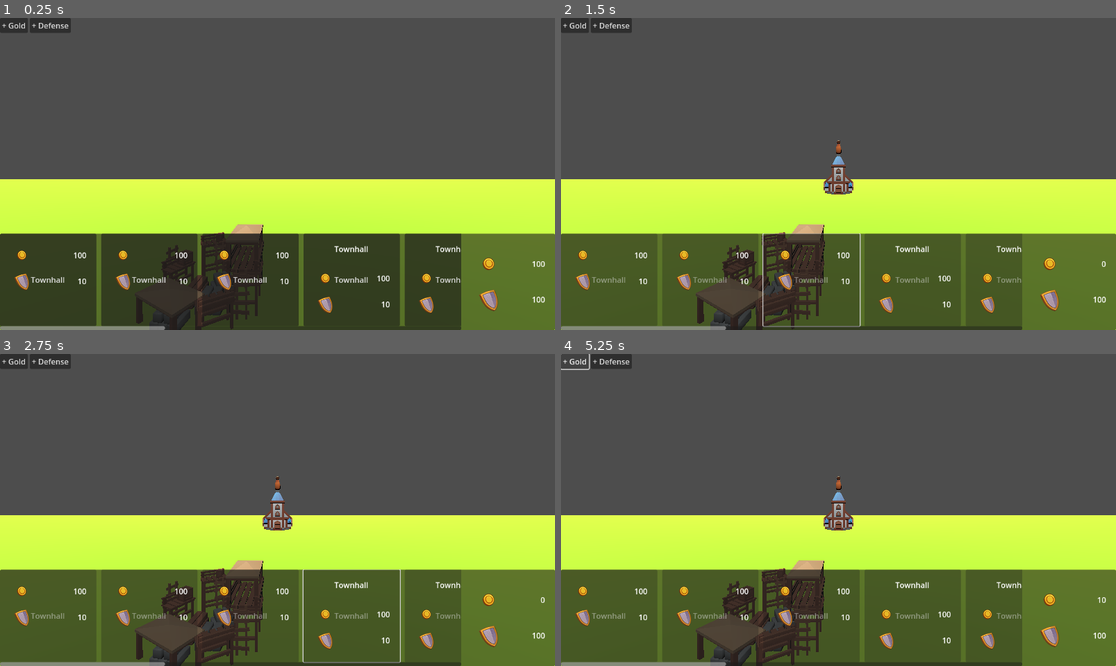
Above: before the commit, frames 1-4 (two rows, left to right).
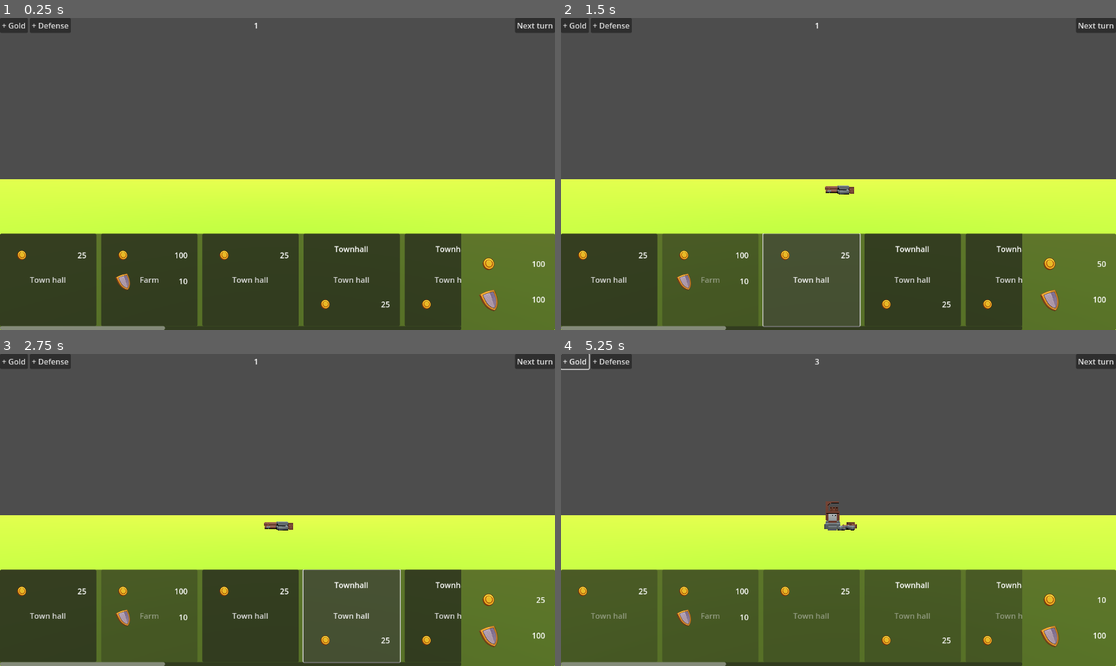
Above: after the commit, the same moments.

Repository: bocdagla/wild-jam-69
Game: Godot game, scene res://scenes/dev/bocdagla.tscn
The game is run twice, just before and just after one commit, with the same random seed, the same clock (stepped at 60 frames per second) and the same inputs. This scene is started directly instead of the project's main scene.
Inputs (mouse positions are in pixels of both pictures, inside the frame that each line leads up to):
- Up to frame 1 (0.25 s): no input
- Up to frame 2 (1.5 s): click "Townhall" (after the commit: "Town hall") at 0.5 s; click (810, 280) at 1.25 s, where only the run after the commit has a clickable "Town hall"
- Up to frame 3 (2.75 s): click (349, 616) at 2 s, where only the run after the commit has a clickable "Town hall"
- Up to frame 4 (5.25 s): click (1016, 616) at 2.75 s, where only the run after the commit has a clickable "Town hall"; click (1093, 360) at 3.5 s, where only the run after the commit has a clickable "Next turn"; click (1093, 360) at 4.25 s, where only the run after the commit has a clickable "Next turn"; click "+ Gold" at 5 s

The runs differ from the first frame. In frame 1, 3.8% of the frame differs, in the area x 2-100%, y 0-100%; in frame 2, 18%, in the area x 0-100%, y 0-100%; in frame 3, 14%; in frame 4, 5.3%.
Error after the commit: Invalid assignment of property or key 'position' with value of type 'Vector3' on a base object of type 'Nil'. (res://scripts/gameplay/building_creation/grid.gd…

Commit message:
Added resorce collection

Diff:
--- a/prefabs/gameplay/buildings/farm.tscn
+++ b/prefabs/gameplay/buildings/farm.tscn
@@ -1,17 +1,33 @@
-[gd_scene load_steps=3 format=3 uid="uid://8sjb2dxxtaqc"]
+[gd_scene load_steps=8 format=3 uid="uid://8sjb2dxxtaqc"]
 
+[ext_resource type="Script" path="res://scripts/gameplay/building/building.gd" id="1_kmn0m"]
 [ext_resource type="PackedScene" uid="uid://vd7b6xbqif25" path="res://art/models/blue/building_home_A_blue.gltf" id="1_y4b5n"]
 [ext_resource type="PackedScene" uid="uid://b8w5w33nq6s44" path="res://art/models/neutral/building_grain.gltf" id="2_lboq7"]
+[ext_resource type="Resource" uid="uid://881ixbkvvik1" path="res://resources/buildings/farm.tres" id="2_w1rdb"]
+[ext_resource type="PackedScene" uid="uid://dkhwym6d6kpln" path="res://art/models/neutral/building_stage_A.gltf" id="5_l0kt8"]
+[ext_resource type="PackedScene" uid="uid://driwwbxdms2ir" path="res://art/models/neutral/building_stage_B.gltf" id="6_o4jlp"]
+[ext_resource type="PackedScene" uid="uid://dxdj7npvbnhco" path="res://art/models/neutral/building_stage_C.gltf" id="7_sw0cy"]
 
-[node name="Farm" type="Node3D"]
+[node name="Farm" type="Node3D" node_paths=PackedStringArray("_main_structure")]
+script = ExtResource("1_kmn0m")
+building_record = ExtResource("2_w1rdb")
+_main_structure = NodePath("Node3D")
 
-[node name="building_home_A_blue2" parent="." instance=ExtResource("1_y4b5n")]
+[node name="Node3D" type="Node3D" parent="."]
 
-[node name="building_grain2" parent="." instance=ExtResource("2_lboq7")]
+[node name="building_grain4" parent="Node3D" instance=ExtResource("2_lboq7")]
+transform = Transform3D(1, 0, 0, 0, 1, 0, 0, 0, 1, 0.0170192, -1.19209e-07, -1.39159)
+
+[node name="building_grain3" parent="Node3D" instance=ExtResource("2_lboq7")]
+transform = Transform3D(1, 0, 0, 0, 1, 0, 0, 0, 1, -1.00586, 0, 1.0926)
+
+[node name="building_grain2" parent="Node3D" instance=ExtResource("2_lboq7")]
 transform = Transform3D(1, 0, 0, 0, 1, 0, 0, 0, 1, 1.08825, -1.19209e-07, 1.0339)
 
-[node name="building_grain3" parent="." instance=ExtResource("2_lboq7")]
-transform = Transform3D(1, 0, 0, 0, 1, 0, 0, 0, 1, -1.00586, 0, 1.0926)
+[node name="building_home_A_blue2" parent="Node3D" instance=ExtResource("1_y4b5n")]
 
-[node name="building_grain4" parent="." instance=ExtResource("2_lboq7")]
-transform = Transform3D(1, 0, 0, 0, 1, 0, 0, 0, 1, 0.0170192, -1.19209e-07, -1.39159)
+[node name="building_stage_A2" parent="." instance=ExtResource("5_l0kt8")]
+
+[node name="building_stage_B2" parent="." instance=ExtResource("6_o4jlp")]
+
+[node name="building_stage_C2" parent="." instance=ExtResource("7_sw0cy")]
--- a/prefabs/gameplay/buildings/townhall.tscn
+++ b/prefabs/gameplay/buildings/townhall.tscn
@@ -1,8 +1,13 @@
-[gd_scene load_steps=8 format=3 uid="uid://cnvtatport8s7"]
+[gd_scene load_steps=13 format=3 uid="uid://cnvtatport8s7"]
 
+[ext_resource type="Script" path="res://scripts/gameplay/building/building.gd" id="1_rhv0o"]
 [ext_resource type="Texture2D" uid="uid://k245hj4x0q82" path="res://art/models/blue/hexagons_medieval.png" id="1_y5tu0"]
 [ext_resource type="Texture2D" uid="uid://bx6wwovjkttgs" path="res://art/models/dungeon/texture/dungeon_texture.png" id="2_3jmks"]
+[ext_resource type="Resource" uid="uid://cgu15mlsrt7cw" path="res://resources/buildings/town_hall.tres" id="2_x5wbq"]
 [ext_resource type="ArrayMesh" uid="uid://c2lny6mfeax8x" path="res://art/models/dungeon/bottle_A_brown.obj" id="3_knhxk"]
+[ext_resource type="PackedScene" uid="uid://dkhwym6d6kpln" path="res://art/models/neutral/building_stage_A.gltf" id="6_ney24"]
+[ext_resource type="PackedScene" uid="uid://driwwbxdms2ir" path="res://art/models/neutral/building_stage_B.gltf" id="7_v35qo"]
+[ext_resource type="PackedScene" uid="uid://dxdj7npvbnhco" path="res://art/models/neutral/building_stage_C.gltf" id="8_53yrt"]
 
 [sub_resource type="StandardMaterial3D" id="StandardMaterial3D_qyusq"]
 resource_name = "hexagons_medieval"
@@ -44,10 +49,13 @@
 [sub_resource type="StandardMaterial3D" id="StandardMaterial3D_ll8tr"]
 albedo_texture = ExtResource("2_3jmks")
 
-[node name="Townhall" type="Node3D"]
+[node name="Townhall" type="Node3D" node_paths=PackedStringArray("_main_structure")]
+transform = Transform3D(2, 0, 0, 0, 2, 0, 0, 0, 2, 0, 0, 0)
+script = ExtResource("1_rhv0o")
+building_record = ExtResource("2_x5wbq")
+_main_structure = NodePath("building_church_blue2")
 
 [node name="building_church_blue2" type="Node3D" parent="."]
-transform = Transform3D(2, 0, 0, 0, 2, 0, 0, 0, 2, 0, 0, 0)
 
 [node name="building_church_blue" type="MeshInstance3D" parent="building_church_blue2"]
 transform = Transform3D(1, 0, 0, 0, 1, 0, 0, 0, 1, 0, 0, -0.119021)
@@ -59,3 +67,9 @@
 material_override = SubResource("StandardMaterial3D_ll8tr")
 mesh = ExtResource("3_knhxk")
 skeleton = NodePath("../..")
+
+[node name="building_stage_A2" parent="." instance=ExtResource("6_ney24")]
+
+[node name="building_stage_B2" parent="." instance=ExtResource("7_v35qo")]
+
+[node name="building_stage_C2" parent="." instance=ExtResource("8_53yrt")]
--- a/prefabs/gameplay/resource_manager/resource_manager.gd
+++ b/prefabs/gameplay/resource_manager/resource_manager.gd
@@ -43,3 +43,12 @@
 
 func add_defense(ammount: int) -> void:
 	_defense += ammount;
+
+func register_building_for_tax_collection(building: Building):
+	building.send_resources.connect(collect_taxes);
+
+func collect_taxes(p_gold: int, p_defense: int):
+	if p_gold != 0:
+		add_gold(p_gold);
+	if p_defense != 0:
+		add_defense(p_defense);
--- a/project.godot
+++ b/project.godot
@@ -24,6 +24,7 @@
 folder_colors={
 "res://art/": "green",
 "res://prefabs/": "yellow",
+"res://resources/": "purple",
 "res://scenes/": "red",
 "res://scripts/": "blue"
 }
--- /dev/null
+++ b/resources/buildings/farm.tres
@@ -0,0 +1,14 @@
+[gd_resource type="Resource" script_class="BuildingRecord" load_steps=2 format=3 uid="uid://881ixbkvvik1"]
+
+[ext_resource type="Script" path="res://scripts/resources/Building.gd" id="1_jyg7y"]
+
+[resource]
+script = ExtResource("1_jyg7y")
+name = "Farm"
+gold_cost = 100
+defense_cost = 10
+build_turns = 1
+gold_gain = 300
+defense_gain = 300
+turn_gold_gain = 100
+turn_defense_gain = 100
--- a/resources/buildings/town_hall.tres
+++ b/resources/buildings/town_hall.tres
@@ -4,11 +4,11 @@
 
 [resource]
 script = ExtResource("1_gxkwo")
-name = "Townhall"
-gold_cost = 100
-defense_cost = 10
-build_turns = 0
-gold_gain = 0
-defense_gain = 0
-turn_gold_gain = 0
+name = "Town hall"
+gold_cost = 25
+defense_cost = 0
+build_turns = 3
+gold_gain = 100
+defense_gain = 25
+turn_gold_gain = 50
 turn_defense_gain = 0
--- a/scenes/dev/bocdagla.tscn
+++ b/scenes/dev/bocdagla.tscn
@@ -6,7 +6,8 @@
 [ext_resource type="Resource" uid="uid://cgu15mlsrt7cw" path="res://resources/buildings/town_hall.tres" id="4_ox2nw"]
 [ext_resource type="Texture2D" uid="uid://dqpn44sihm61b" path="res://art/textures/icons/64/Coin.png" id="4_vyr5u"]
 [ext_resource type="Texture2D" uid="uid://bl1stv7uc6qrf" path="res://art/textures/icons/64/ShieldLargeT2.png" id="5_2fuwc"]
-[ext_resource type="PackedScene" uid="uid://ecqohh4ya31d" path="res://art/models/neutral/building_scaffolding.gltf" id="7_k4644"]
+[ext_resource type="Resource" uid="uid://881ixbkvvik1" path="res://resources/buildings/farm.tres" id="7_2a5bu"]
+[ext_resource type="Script" path="res://scripts/gameplay/turn_manager/turn_manager.gd" id="8_ey73k"]
 [ext_resource type="PackedScene" uid="uid://b217m2gh7rwaf" path="res://prefabs/gameplay/building_creation/grid.tscn" id="16_gvmon"]
 
 [sub_resource type="StandardMaterial3D" id="StandardMaterial3D_x4cuk"]
@@ -42,7 +43,33 @@
 grow_horizontal = 2
 grow_vertical = 2
 
+[node name="TopBar" type="HBoxContainer" parent="BuildUI/VBoxContainer"]
+layout_mode = 2
+
+[node name="Control" type="Control" parent="BuildUI/VBoxContainer/TopBar"]
+layout_mode = 2
+size_flags_horizontal = 3
+
+[node name="Turns" type="Label" parent="BuildUI/VBoxContainer/TopBar"]
+layout_mode = 2
+text = "0"
+
+[node name="Control2" type="Control" parent="BuildUI/VBoxContainer/TopBar"]
+layout_mode = 2
+size_flags_horizontal = 3
+
+[node name="NextTurn" type="Button" parent="BuildUI/VBoxContainer/TopBar"]
+layout_mode = 2
+text = "Next turn"
+
 [node name="Control" type="Control" parent="BuildUI/VBoxContainer"]
+layout_mode = 2
+size_flags_vertical = 3
+
+[node name="Endgame" type="Label" parent="BuildUI/VBoxContainer"]
+layout_mode = 2
+
+[node name="Control2" type="Control" parent="BuildUI/VBoxContainer"]
 layout_mode = 2
 size_flags_vertical = 3
 
@@ -130,7 +157,7 @@
 
 "
 script = ExtResource("3_n7gp6")
-buildin_record = ExtResource("4_ox2nw")
+buildin_record = ExtResource("7_2a5bu")
 
 [node name="MarginContainer" type="MarginContainer" parent="BuildUI/VBoxContainer/PanelContainer/HBoxContainer/ScrollContainer/HBoxContainer/Farm"]
 layout_mode = 1
@@ -827,6 +854,11 @@
 _gold_label = NodePath("../BuildUI/VBoxContainer/PanelContainer/HBoxContainer/CenterContainer/MarginContainer/GridContainer/GoldUI")
 _defense_label = NodePath("../BuildUI/VBoxContainer/PanelContainer/HBoxContainer/CenterContainer/MarginContainer/GridContainer/DefenseUI")
 
+[node name="TurnManager" type="Node" parent="." node_paths=PackedStringArray("turn_label", "end_game_message")]
+script = ExtResource("8_ey73k")
+turn_label = NodePath("../BuildUI/VBoxContainer/TopBar/Turns")
+end_game_message = NodePath("../BuildUI/VBoxContainer/Endgame")
+
 [node name="DevUI" type="CanvasLayer" parent="."]
 
 [node name="GridContainer" type="GridContainer" parent="DevUI"]
@@ -846,9 +878,7 @@
 layout_mode = 2
 text = "+ Defense"
 
-[node name="building_scaffolding2" parent="." instance=ExtResource("7_k4644")]
-transform = Transform3D(1, 0, 0, 0, 1, 0, 0, 0, 1, -1.24866, 0, 2.2914)
-
+[connection signal="pressed" from="BuildUI/VBoxContainer/TopBar/NextTurn" to="TurnManager" method="next_turn"]
 [connection signal="pressed" from="BuildUI/VBoxContainer/PanelContainer/HBoxContainer/ScrollContainer/HBoxContainer/Townhall" to="BuildingManager" method="build_townhall"]
 [connection signal="pressed" from="BuildUI/VBoxContainer/PanelContainer/HBoxContainer/ScrollContainer/HBoxContainer/Farm" to="BuildingManager" method="build_farm"]
 [connection signal="pressed" from="BuildUI/VBoxContainer/PanelContainer/HBoxContainer/ScrollContainer/HBoxContainer/Castle" to="BuildingManager" method="build_castle"]
@@ -862,5 +892,7 @@
 [connection signal="pressed" from="BuildUI/VBoxContainer/PanelContainer/HBoxContainer/ScrollContainer/HBoxContainer/Button11" to="GridLast" method="add_building_left"]
 [connection signal="pressed" from="BuildUI/VBoxContainer/PanelContainer/HBoxContainer/ScrollContainer/HBoxContainer/Button12" to="GridLast" method="add_building_left"]
 [connection signal="pressed" from="BuildUI/VBoxContainer/PanelContainer/HBoxContainer/ScrollContainer/HBoxContainer/Button13" to="GridLast" method="add_building_left"]
+[connection signal="building_created" from="BuildingManager" to="ResourceManager" method="register_building_for_tax_collection"]
+[connection signal="building_created" from="BuildingManager" to="TurnManager" method="_on_building_created"]
 [connection signal="pressed" from="DevUI/GridContainer/AddGold" to="ResourceManager" method="add_gold" binds= [10]]
 [connection signal="pressed" from="DevUI/GridContainer/AddDefense" to="ResourceManager" method="add_defense" binds= [10]]
--- /dev/null
+++ b/scripts/gameplay/building/building.gd
@@ -0,0 +1,74 @@
+class_name Building;
+extends Node3D;
+
+@export var building_record: BuildingRecord;
+@export var _main_structure: Node3D;
+
+@onready var building_stage_a_2: Node3D = $building_stage_A2;
+@onready var building_stage_b_2: Node3D = $building_stage_B2;
+@onready var building_stage_c_2: Node3D = $building_stage_C2;
+
+var current_build_turn: int = 0;
+var build_fase: int = 0;
+var built: bool = false;
+
+signal finished_building();
+signal send_resources(gold: int, defense: int);
+
+func start_build():
+	current_build_turn = 0;
+	built = false;
+	build_fase = 0;
+	building_stage_a_2.visible = true;
+	building_stage_b_2.visible = false;
+	building_stage_c_2.visible = false;
+	_main_structure.visible = false;
+
+func advance_turn():
+	if not built:
+		_build_fase_advance_turn();
+	else:
+		send_resources.emit(building_record.turn_gold_gain, building_record.turn_defense_gain);
+
+func _build_fase_advance_turn():
+	current_build_turn += 1;
+	match build_fase:
+		0:
+			if current_build_turn >= building_record.build_turns:
+				finish_building();
+			elif current_build_turn >= (building_record.build_turns/3)*2:
+				build_fase2();
+			elif current_build_turn >= (building_record.build_turns/3):
+				build_fase1();
+		1:
+			if current_build_turn >= building_record.build_turns:
+				finish_building();
+			elif current_build_turn >= (building_record.build_turns/3)*2:
+				build_fase2();
+		2:
+			if current_build_turn >= building_record.build_turns:
+				finish_building();
+
+func build_fase1():
+	build_fase = 1;
+	building_stage_a_2.visible = false;
+	building_stage_b_2.visible = true;
+	building_stage_c_2.visible = false;
+	_main_structure.visible = false;
+
+func build_fase2():
+	building_stage_a_2.visible = false;
+	building_stage_b_2.visible = false;
+	building_stage_c_2.visible = true;
+	_main_structure.visible = false;
+	build_fase = 2;
+
+func finish_building():
+	building_stage_a_2.visible = false;
+	building_stage_b_2.visible = false;
+	building_stage_c_2.visible = false;
+	_main_structure.visible = true;
+	build_fase = 3;
+	built = true;
+	send_resources.emit(building_record.gold_gain, building_record.defense_gain);
+	finished_building.emit();
--- a/scripts/gameplay/building_creation/building_manager.gd
+++ b/scripts/gameplay/building_creation/building_manager.gd
@@ -22,12 +22,13 @@
 const SIEGE_TOWER = preload("res://prefabs/gameplay/buildings/siege_tower.tscn")
 #endregion
 
+var bulding_registry: Dictionary;
+
 @export var last_grid: GridRow;
-var _left_last: bool = false;
 @export var mid_grid: GridRow;
-var _left_mid: bool = false;
 @export var front_grid: GridRow;
-var _left_front: bool = false;
+
+signal building_created(building: Building);
 
 #region Building functions
 
@@ -88,26 +89,24 @@
 #endregion
 
 func _build_last(building: PackedScene) -> void:
-	if _left_last:
-		last_grid.add_building_left(building);
-	else:
-		last_grid.add_building_right(building);
-	_left_last = !_left_last;
+	_build(building, last_grid);
 
 func _build_mid(building: PackedScene) -> void:
-	if _left_mid:
-		mid_grid.add_building_left(building);
-	else:
-		mid_grid.add_building_right(building);
-	_left_mid = !_left_mid;
+	_build(building, mid_grid);
 
 func _build_front(building: PackedScene) -> void:
-	if _left_front:
-		front_grid.add_building_left(building);
+	_build(building, front_grid);
+
+func _build(building: PackedScene, row: GridRow):
+	var inst: Building;
+	if randf() > 0.5:
+		inst = row.add_building_left(building);
 	else:
-		front_grid.add_building_right(building);
-	_left_front = !_left_front;
+		inst = row.add_building_right(building);
 
+	if bulding_registry.has(inst.building_record.name):
+		bulding_registry[inst.building_record.name] += 1;
+	else:
+		bulding_registry[inst.building_record.name] = 1;
 
-func add_building_left():
-	pass # Replace with function body.
+	building_created.emit(inst);
--- a/scripts/gameplay/building_creation/grid.gd
+++ b/scripts/gameplay/building_creation/grid.gd
@@ -7,23 +7,26 @@
 var left_ammount: int = 0;
 
 
-func add_building_right(building: PackedScene) -> void:
-	_add_building(right_ammount * (cell_size/2), building); # queremos poner el edificio en el centro
+func add_building_right(building: PackedScene) -> Building:
+	var build = _add_building(right_ammount * (cell_size/2), building); # queremos poner el edificio en el centro
 
 	if right_ammount == 0:
 		left_ammount += 1;
 
 	right_ammount += 1;
+	return build;
 
-func add_building_left(building: PackedScene) -> void:
-	_add_building(-left_ammount * (cell_size/2), building); # queremos poner el edificio en el centro
+func add_building_left(building: PackedScene) -> Building:
+	var build = _add_building(-left_ammount * (cell_size/2), building); # queremos poner el edificio en el centro
 
 	if left_ammount == 0:
 		right_ammount += 1;
+	left_ammount += 1;
+	return build;
 
-	left_ammount += 1;
-
-func _add_building(pos: float, building: PackedScene):
-	var inst = building.instantiate() as Node3D;
+func _add_building(pos: float, building: PackedScene) -> Building:
+	var inst = building.instantiate() as Building;
 	add_child(inst);
 	inst.position = Vector3(pos, 0, 0);
+	inst.start_build();
+	return inst;
--- a/scripts/gameplay/turn_manager/turn_manager.gd
+++ b/scripts/gameplay/turn_manager/turn_manager.gd
@@ -1,12 +1,15 @@
-extends Label
+class_name TurnManager;
+extends Node
 
 @export var last_turn := 30
+@export var turn_label : Label
 @export var end_game_message : Label
 var current_turn := 1
 
+signal turn_ended();
 
 func _ready():
-	text = str(current_turn);
+	turn_label.text = str(current_turn);
 	end_game_message.visible = false
 
 # Función para avanzar al siguiente turno
@@ -14,16 +17,17 @@
 	current_turn += 1
 	update_game_state()
 	print("Turno actual: %s" % current_turn)
-	text = str(current_turn);
+	turn_label.text = str(current_turn);
+	turn_ended.emit();
 
 # Actualiza el estado del juego al cambiar de turno
 func update_game_state():
 	if current_turn >= last_turn:
 		end_game_message.visible = true
 
-	# Aquí iría la lógica para actualizar los recursos del jugador, construcciones, etc.
-	pass
-
 # Puedes conectar esta función a un botón en tu interfaz de usuario
 func _on_TurnButton_pressed():
 	next_turn()
+
+func _on_building_created(building: Building):
+	turn_ended.connect(building.advance_turn);
Not shown: 1 places in scenes/dev/bocdagla.tscn that only renumber resources
